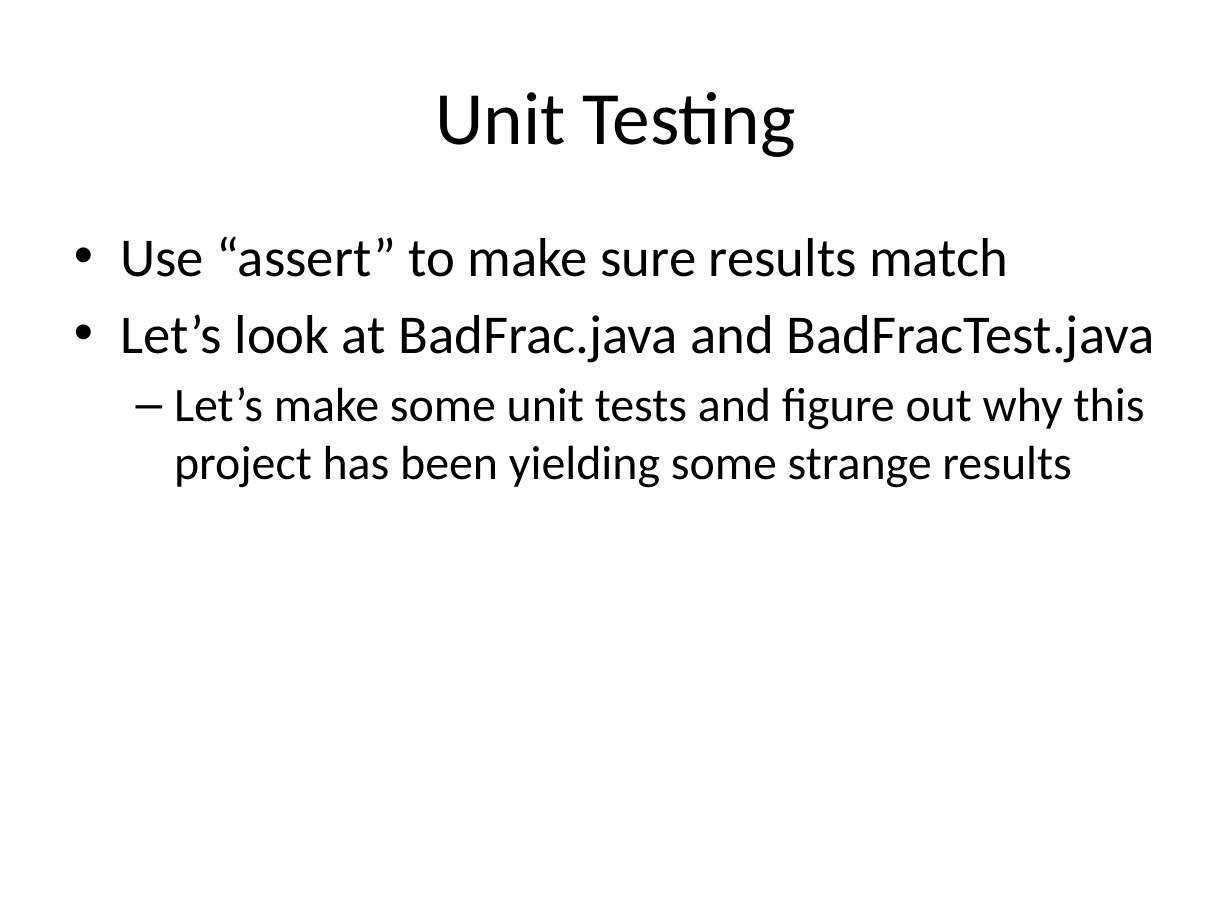
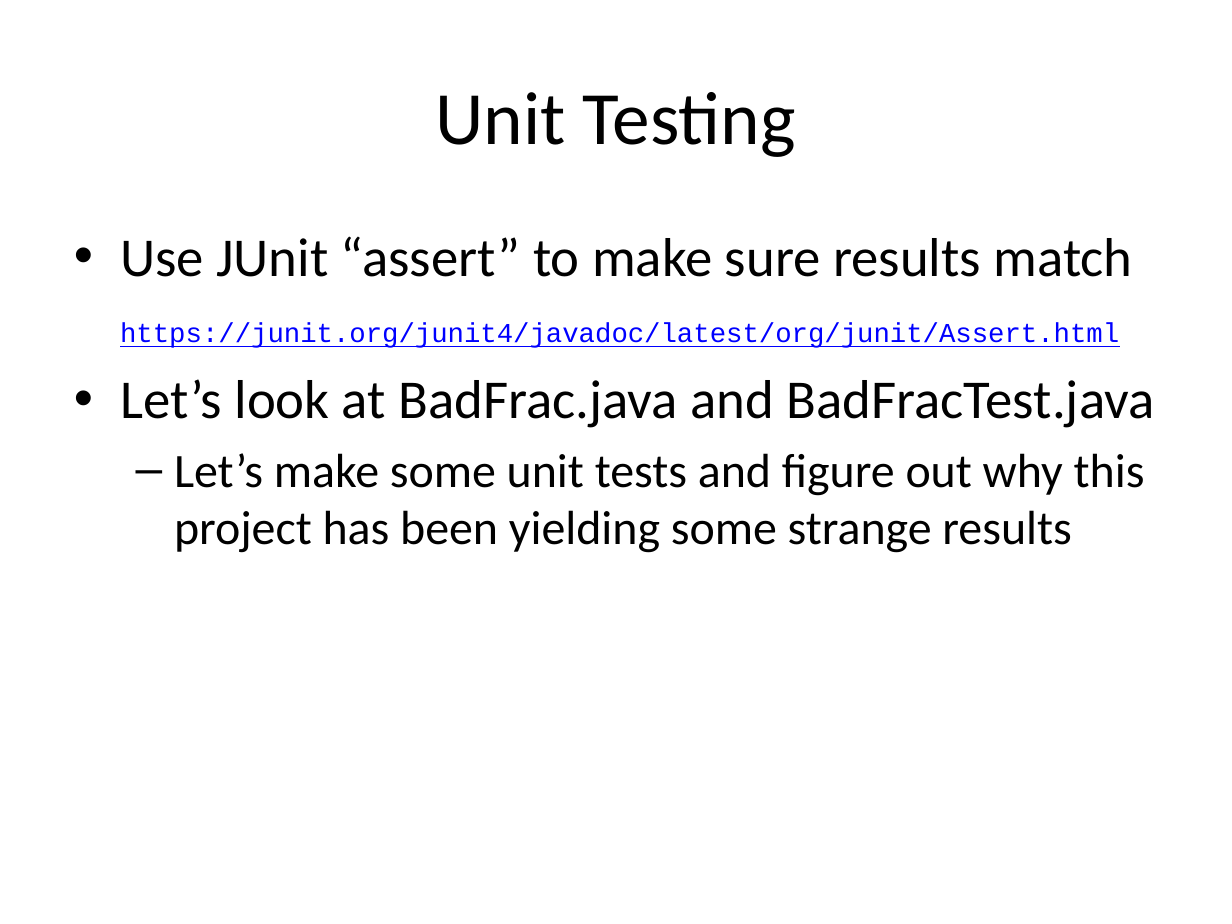
Before and after one commit to RHIT-CSSE/csse220, a slide deck: slide 26 of ClassMaterials/IntroToUnitTesting/Slides/UnitTesting.pptx (slide 20 before the commit). Drawn at 1232x924 pixels with LibreOffice and Linux fonts; fonts in the diff are those of the drawing. Boxes give left, top, right and bottom in pixels: in the first picture for what was removed or moved away, otherwise in the second. Text is boxed around its words. In the diff, an @@ line names an element or a change of style, - is before the commit and + after.

Commit message:
update slides

```diff
--- a/ClassMaterials/IntroToUnitTesting/Slides/UnitTesting.pptx
+++ b/ClassMaterials/IntroToUnitTesting/Slides/UnitTesting.pptx
@@ text at [120,236,1133,348]: text changed; size 32 to 16 pt; font Calibri to Courier New; text colour #000000 to #0000FF @@
-• Use “assert” to make sure results match
+• Use JUnit “assert” to make sure results match
+  https://junit.org/junit4/javadoc/latest/org/junit/Assert.html
```
Also in this commit, not shown: 4 other slides changed, 7 slides added, 1 slide removed.
